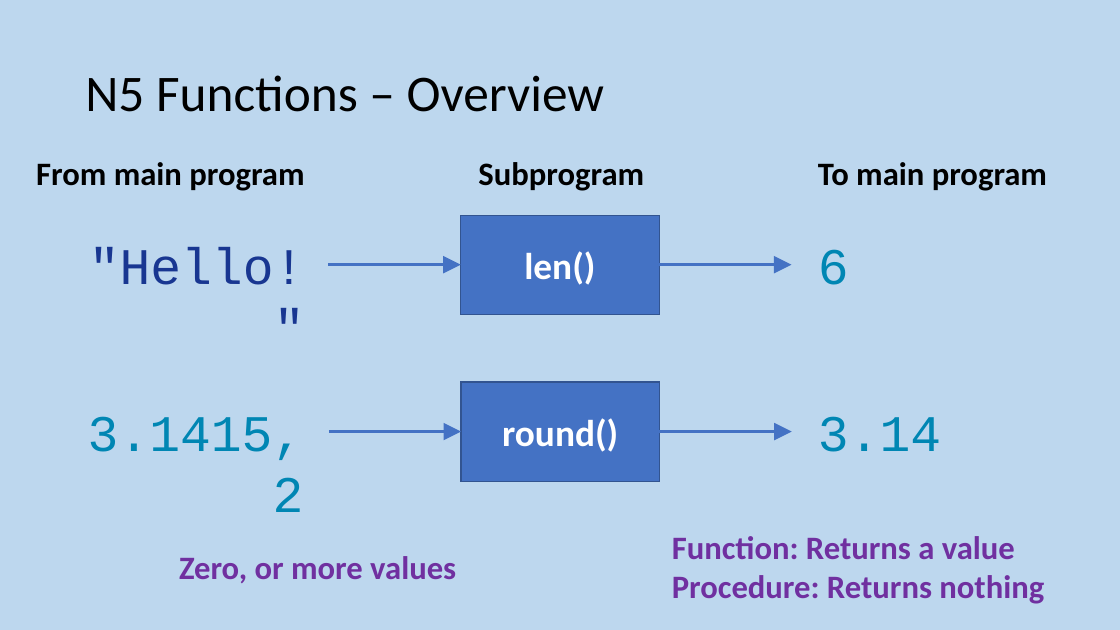
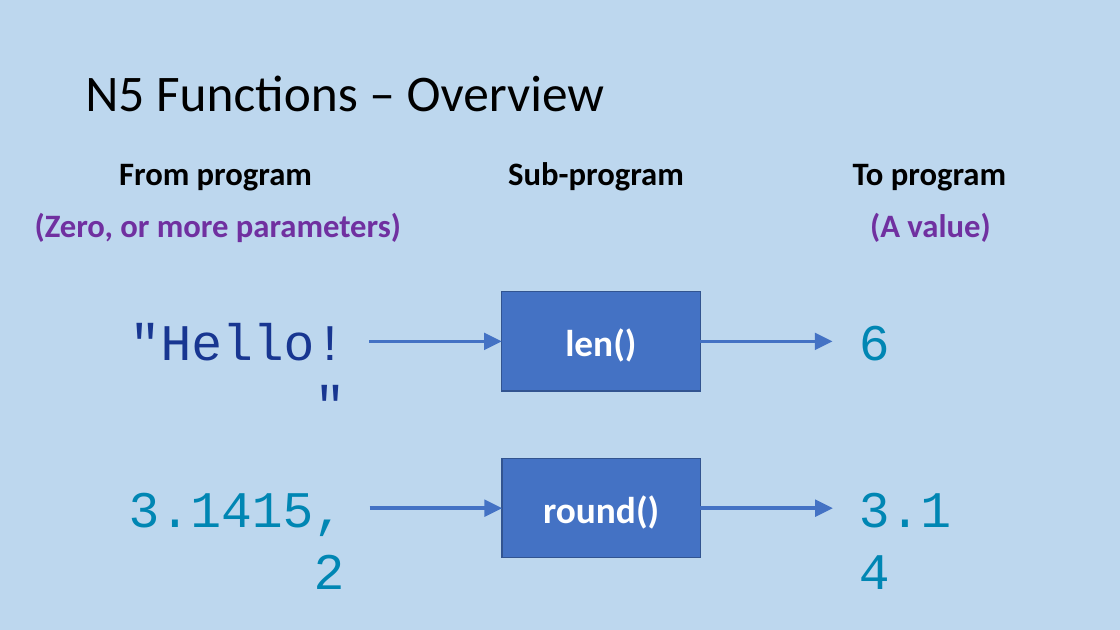
Before and after one commit to MrFriendCS/MrFriendCS.github.io, a slide deck: slide 8 of h-cs/sdd/H CS SDD Slides.pptx (slide 170 before the commit). Drawn at 1120x630 pixels with LibreOffice and Linux fonts; fonts in the diff are those of the drawing. Boxes give left, top, right and bottom in pixels: in the first picture for what was removed or moved away, otherwise in the second. Text is boxed around its words. In the diff, an @@ line names an element or a change of style, - is before the commit and + after.

```diff
--- a/h-cs/sdd/H CS SDD Slides.pptx
+++ b/h-cs/sdd/H CS SDD Slides.pptx
@@ text at (119, 163, 312, 191): text changed @@
-From main program
+From program
@@ text at (508, 162, 684, 191): text changed @@
-Subprogram
+Sub-program
@@ text at (853, 163, 1006, 191): text changed @@
-To main program
+To program
@@ text at (35, 213, 401, 242): text changed @@
-Zero, or more values
+(Zero, or more parameters)
@@ text added at (870, 213, 990, 242), 28 pt, text #7030A0, bold @@
+(A value)
@@ text "6": place and size @@
-text "6" at (818, 249, 849, 285)
+text "6" at (859, 325, 890, 361)
@@ 4 arrows, 2 texts, 2 rectangles: place and size @@
-4 arrows, 2 texts, 2 rectangles at (88, 215, 792, 512)
+4 arrows, 2 texts, 2 rectangles at (129, 292, 833, 589)
@@ text "3.14" rewrapped from (818, 416, 941, 452) to (859, 492, 951, 528) @@
@@ text removed at (672, 536, 1044, 604) @@
-Function: Returns a value
-Procedure: Returns nothing
```
Also in this commit, not shown: 19 other slides changed, 3 slides added, 1 slide removed.
